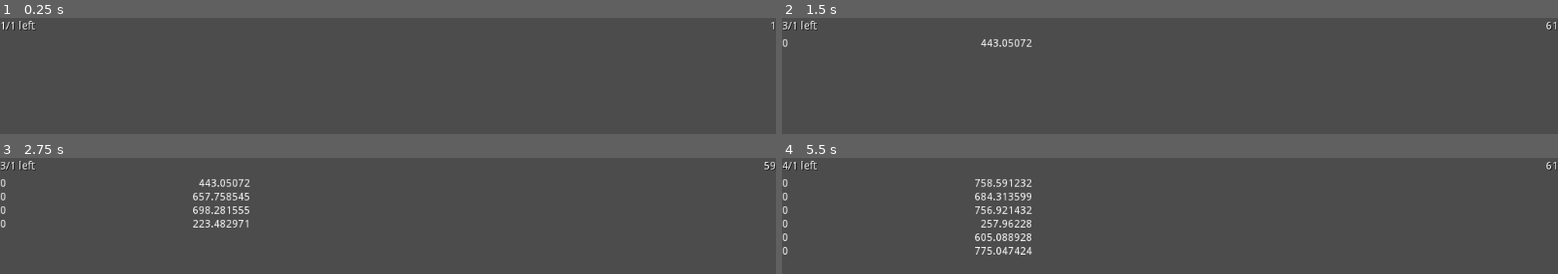
Above: before the commit, frames 1-4 (two rows, left to right).
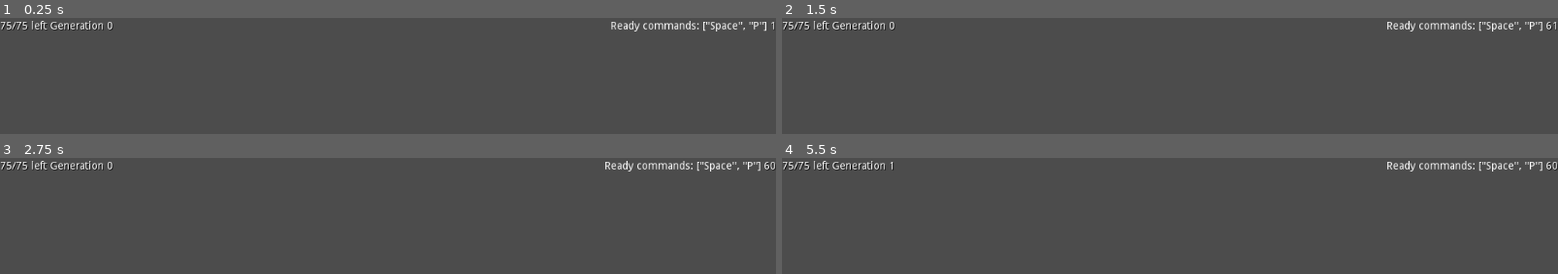
Above: after the commit, the same moments.

Repository: xypine/GodotGen
Game: Godot game, scene res://Scenes/main.tscn
Same seed, same stepped clock (60 frames per second), same inputs: the game is played once before the commit and once after it.
Inputs (mouse positions are in pixels of both pictures, inside the frame that each line leads up to):
- Up to frame 1 (0.25 s): no input
- Up to frame 2 (1.5 s): tap Enter (ui_accept) at 0.5, 1.35 s; move the mouse to (outside the picture) at 0.52 s; hold Enter (ui_accept) 0.53-1.28 s; tap P (dev_print, bound only after the commit) at 0.6 s; move the mouse to (outside the picture) at 1.27 s
- Up to frame 3 (2.75 s): tap Enter (ui_accept) at 1.52, 1.82, 2 s; tap P (dev_print, bound only after the commit) at 1.55, 2.1 s; move the mouse to (outside the picture) at 2.02 s; hold Enter (ui_accept) from 2.03 s (still down)
- Up to frame 4 (5.5 s): move the mouse to (outside the picture) at 2.77 s; release Enter (ui_accept) at 2.78 s; tap P (dev_print, bound only after the commit) at 2.85, 4.35, 5.1 s; tap Enter (ui_accept) at 3.02, 3.32, 4.52, 4.82, 5 s; move the mouse to (outside the picture) at 3.52 s; hold Enter (ui_accept) 3.53-4.28 s; move the mouse to (outside the picture) at 4.27 s; move the mouse to (outside the picture) at 5.02 s; hold Enter (ui_accept) from 5.03 s (still down)

The runs differ from the first frame. In frame 1, 1.2% of the frame differs, in the area x 0-99%, y 2-12%; in frame 2, 1.5%; in frame 3, 2.4%; in frame 4, 2.9%, in the area x 0-100%, y 2-84%.

Commit message:
Adjustments

Diff:
--- a/Assets/ai/player.gd
+++ b/Assets/ai/player.gd
@@ -5,28 +5,81 @@
 # var a = 2
 # var b = "text"
 var parent
+var target
+var id = 0
 onready var ray = $RayCast2D
+onready var ray2= $RayCast2D2
+onready var ray3= $RayCast2D3
+onready var ray4= $RayCast2D4
 
 #Save
-var weightx = 1.0
-var weighty = 1.0
+var weightx = 0
+var weighty = 0
+var weight2x = 0
+var weight2y = 0
+var weight3x = 0
+var weight3y = 0
+var weight4x = 0
+var weight4y = 0
+var weight5 = 0
+var weights = [weightx, weighty, weight2x, weight2y]
 #/Save
 func _ready():
 	pass # Replace with function body.
 func start():
+	$Timer.start()
+var maxRand = .01
+func randomizeWeights():
 	randomize()
-	weightx = rand_range(0.0, 1.0)
-	weighty = rand_range(0.0, 1.0)
-	$Timer.start()
+	weightx += rand_range(-maxRand,maxRand)
+	weighty += rand_range(-maxRand,maxRand)
+	randomize()
+	weight2x += rand_range(-maxRand,maxRand)
+	weight2y += rand_range(-maxRand,maxRand)
+	randomize()
+	weight3x += rand_range(-maxRand,maxRand)
+	weight3y += rand_range(-maxRand,maxRand)
+	randomize()
+	weight4x += rand_range(-maxRand,maxRand)
+	weight4y += rand_range(-maxRand,maxRand)
+	randomize()
+	weight5 += rand_range(-maxRand,maxRand)
+	#Limit
+	weightx = min(weightx, 1.0)
+	weighty = min(weighty, 1.0)
+	weight2x = min(weight2x, 1.0)
+	weight2y = min(weight2y, 1.0)
+	weight3x = min(weight3x, 1.0)
+	weight3y = min(weight3y, 1.0)
+	weight4x = min(weight4x, 1.0)
+	weight4y = min(weight4y, 1.0)
+	weight5 = min(weight5, 1.0)
+
+	weightx = max(weightx, -1.0)
+	weighty = max(weighty, -1.0)
+	weight2x = max(weight2x, -1.0)
+	weight2y = max(weight2y, -1.0)
+	weight3x = max(weight3x, -1.0)
+	weight3y = max(weight3y, -1.0)
+	weight4x = max(weight4x, -1.0)
+	weight4y = max(weight4y, -1.0)
+	weight5 = max(weight5, -1.0)
 func die():
 	get_parent().remove_child(self)
 	queue_free()
-var speed = .1
-func _physics_process(delta):
+var speed = .005
+var frames = 0
+func _process(delta): #_physics
 	ray.force_raycast_update()
+	ray2.force_raycast_update()
+	ray3.force_raycast_update()
+	ray4.force_raycast_update()
 	var distance = ray.get_collision_point().distance_to(global_position)
-	var x = .5
-	var y = .5
+	var distance2 = ray2.get_collision_point().distance_to(global_position)
+	var distance3 = ray3.get_collision_point().distance_to(global_position)
+	var distance4 = ray4.get_collision_point().distance_to(global_position)
+	var x = 1
+	var y = 1
 #	randomize()
 #	var luck1 = randi()
 #	if luck1 % 2 == 0:
@@ -35,8 +88,18 @@
 #	var luck2 = randi()
 #	if luck2 % 2 == 0:
 #		y = -1
-	global_position.y += (y*speed)*(distance*weightx)
-	global_position.x += (x*speed)*(distance*weighty)
+	var dist = Vector2(1, 1)
+	if is_instance_valid(target):
+		dist = Vector2(
+			abs(global_position.x - target.global_position.x),
+			abs(global_position.y - target.global_position.y)
+		)
+	global_position.y += (y*speed)*(distance*weightx)*(distance2*weight2x)*(distance3*weight3x)*(distance4*weight4x)*(dist.x*weight5)
+	global_position.x += (x*speed)*(distance*weighty)*(distance2*weight2y)*(distance3*weight3y)*(distance4*weight4x)*(dist.y*weight5)
+	if global_position.x > 1200 or global_position.x < 0 or global_position.y > 700 or global_position.y < 0:
+		if is_instance_valid(parent):
+			parent.kill(self)
+	frames += 1
 # Called every frame. 'delta' is the elapsed time since the previous frame.
 #func _process(delta):
 #	pass
--- a/Assets/ai/player.tscn
+++ b/Assets/ai/player.tscn
@@ -5,17 +5,37 @@
 [sub_resource type="CircleShape2D" id=1]
 
 [node name="Player" type="KinematicBody2D"]
+collision_layer = 0
 script = ExtResource( 1 )
 
 [node name="CollisionShape2D" type="CollisionShape2D" parent="."]
 shape = SubResource( 1 )
 
 [node name="Timer" type="Timer" parent="."]
-wait_time = 6.0
+wait_time = 4.0
 one_shot = true
 
 [node name="RayCast2D" type="RayCast2D" parent="."]
 self_modulate = Color( 1, 1, 1, 0.219608 )
 enabled = true
-cast_to = Vector2( 0, 500 )
+cast_to = Vector2( 0, 1000 )
+collide_with_areas = true
+
+[node name="RayCast2D2" type="RayCast2D" parent="."]
+self_modulate = Color( 1, 1, 1, 0.219608 )
+enabled = true
+cast_to = Vector2( 1000, 0 )
+collide_with_areas = true
+
+[node name="RayCast2D3" type="RayCast2D" parent="."]
+self_modulate = Color( 1, 1, 1, 0.219608 )
+enabled = true
+cast_to = Vector2( 0, -1000 )
+collide_with_areas = true
+
+[node name="RayCast2D4" type="RayCast2D" parent="."]
+self_modulate = Color( 1, 1, 1, 0.219608 )
+enabled = true
+cast_to = Vector2( -1000, 0 )
+collide_with_areas = true
 [connection signal="timeout" from="Timer" to="." method="_on_Timer_timeout"]
--- a/Assets/goal/Goal.tscn
+++ b/Assets/goal/Goal.tscn
@@ -6,6 +6,7 @@
 radius = 20.0
 
 [node name="Goal" type="Area2D"]
+collision_layer = 4
 script = ExtResource( 1 )
 
 [node name="Area" type="CollisionShape2D" parent="."]
--- a/Scenes/UI.gd
+++ b/Scenes/UI.gd
@@ -19,3 +19,6 @@
 	logp.create()
 	logContainer.add_child(logp)
 	logp.setTimer(2)
+func clearLog():
+	for i in logContainer.get_children():
+		logContainer.remove_child(i)
--- a/Scenes/main.gd
+++ b/Scenes/main.gd
@@ -14,43 +14,137 @@
 var active = []
 var active_max = 0
 
+var idSpace = 0
+var gen = 0
 func spawn():
 	var p = playerPrefab.instance()
+	p.id = idSpace
 	p.parent = self
+	p.target = goal
 	p.global_position = spawnPoint.global_position
 	container.add_child(p)
 	active.append(p)
 	p.start()
+	idSpace += 1
 	return p
 var best_score = -1
+var wx = 0
+var wy = 0
+var w2x = 0
+var w2y = 0
+var w3x = 0
+var w3y = 0
+var w4x = 0
+var w4y = 0
+var w5 = 0
+var x = []
+var y = []
+var x2= []
+var y2= []
+var x3= []
+var y3= []
+var x4= []
+var y4= []
+var v5= []
+var scores = {}
+var i2 = 0
 func kill(p):
 	var score = score(p)
 	if score > best_score:
 		best_score = score
 		bestpos.global_position = p.global_position
-	UI.addLog("0", score)
+		wx = p.weightx
+		wy = p.weighty
+		w2x = p.weight2x
+		w2y = p.weight2y
+		w3x = p.weight3x
+		w3y = p.weight3y
+		w4x = p.weight4x
+		w4y = p.weight4y
+		w5 = p.weight5
+	x.append(p.weightx)
+	y.append(p.weighty)
+	x2.append(p.weight2x)
+	y2.append(p.weight2y)
+	x3.append(p.weight3x)
+	y3.append(p.weight3y)
+	x4.append(p.weight4x)
+	y4.append(p.weight4y)
+	v5.append(p.weight5)
+	scores[i2] = score
+	i2 += 1
+	UI.addLog(p.id, score)
 	p.die()
 	active.remove(active.find(p))
 func score(p):
 	var pl = p.global_position
 	var d = goalPoint.distance_to(pl)
-	return 1000 - d
+	return (1000 - d)+(p.frames/10.0)
 # Called when the node enters the scene tree for the first time.
 func _ready():
-	active_max = 1
-	spawn()
-
-
+	active_max = 75
+	generation()
+var lastBest = -1
+func generation():
+	idSpace = 0
+	if best_score > 0:
+		lastBest = best_score
+		best_score = -1
+	else:
+		best_score = lastBest
+	UI.clearLog()
+	for i in range(active_max):
+		var p = spawn()
+		p.weightx = wx
+		p.weighty = wy
+		p.weight2x = w2x
+		p.weight2y = w2y
+		p.weight3x = w3x
+		p.weight3y = w3y
+		p.weight4x = w4x
+		p.weight4y = w4y
+		p.weight5 = w5
+		p.randomizeWeights()
+	x = []
+	y = []
+	x2= []
+	y2= []
+	x3= []
+	y3= []
+	x4= []
+	y4= []
+	v5= []
+	scores = {}
+	i2 = 0
 onready var ui_left = $UI/VBoxContainer/StatsContainer/Left
 onready var ui_fps  = $UI/VBoxContainer/StatsContainer/FPS
+onready var ui_gen  = $UI/VBoxContainer/StatsContainer/Gen
 func updateUI():
 	ui_fps.text = str(Engine.get_frames_per_second())
 	ui_left.text = str(len(active)) + "/" + str(active_max) + " left"
+	ui_gen.text = "Generation " + str(gen)
 # Called every frame. 'delta' is the elapsed time since the previous frame.
 var goalPoint = Vector2(0, 0)
 func _process(delta):
 	goalPoint = goal.global_position
 	updateUI()
+	if len(active) < 1:
+		print("Gen " + str(gen) + " done. Best: " + str(best_score))
+		generation()
+		gen += 1
+	if Input.is_action_just_pressed("dev_print"):
+		print("Best score: " + str(best_score))
+		print("wx: " + str(wx))
+		print("wy: " + str(wy))
+		print("w2x: " + str(w2x))
+		print("w2y: " + str(w2y))
+		print("w3x: " + str(w3x))
+		print("w3y: " + str(w3y))
+		print("w4x: " + str(w4x))
+		print("w4y: " + str(w4y))
+		print("w5 : " + str(w5))
+	if Input.is_action_pressed("ui_accept"):
+		goal.global_position = get_global_mouse_position()
 
 
 func _on_Diezone_body_entered(body):
@@ -60,3 +154,8 @@
 
 func _on_SpawnTimer_timeout():
 	spawn()
+
+
+func _on_Diezone_area_entered(area):
+	if area is player:
+		kill(area)
--- a/Scenes/main.tscn
+++ b/Scenes/main.tscn
@@ -18,10 +18,10 @@
 [node name="Points" type="Node2D" parent="."]
 
 [node name="Startpos" type="Node2D" parent="Points"]
-position = Vector2( 130.14, 125.106 )
+position = Vector2( 945.611, 562.235 )
 
 [node name="Goal" parent="Points" instance=ExtResource( 1 )]
-position = Vector2( 854.668, 324.9 )
+position = Vector2( 932.052, 65.8009 )
 
 [node name="BestPos" type="CollisionShape2D" parent="Points"]
 shape = SubResource( 3 )
@@ -43,6 +43,16 @@
 [node name="CollisionShape2D4" type="CollisionShape2D" parent="Diezone"]
 position = Vector2( 1072.59, 297.767 )
 shape = SubResource( 2 )
+
+[node name="CollisionPolygon2D" type="CollisionPolygon2D" parent="Diezone"]
+polygon = PoolVector2Array( -1310.17, -882.576, 2468.28, -994.391, 3092.58, 1782.37, -1249.6, 1558.74, -1300.85, -747.465, -504.16, -747.465, -308.482, 1116.13, 1923.17, 1297.83, 1881.24, -598.377, -373.708, -290.884, -438.934, -822.009, -1305.51, -826.668 )
+
+[node name="CollisionPolygon2D2" type="CollisionPolygon2D" parent="Diezone"]
+polygon = PoolVector2Array( 499.086, -18.7064, 473.601, 90.989, 648.671, 100.961, 666.399, -15.3823 )
+
+[node name="CollisionPolygon2D3" type="CollisionPolygon2D" parent="Diezone"]
+position = Vector2( 159.557, 4 )
+polygon = PoolVector2Array( 274.155, 622.845, 304.072, 166.767, 472.493, 174.524, 503.518, 621.061 )
 
 [node name="Players" type="Node2D" parent="."]
 
@@ -75,15 +85,36 @@
 "_edit_use_anchors_": false
 }
 
+[node name="Gen" type="Label" parent="UI/VBoxContainer/StatsContainer"]
+margin_left = 25.0
+margin_top = 4.0
+margin_right = 108.0
+margin_bottom = 18.0
+custom_colors/font_color_shadow = Color( 0, 0, 0, 1 )
+text = "Generation 0"
+__meta__ = {
+"_edit_use_anchors_": false
+}
+
+[node name="FPS2" type="Label" parent="UI/VBoxContainer/StatsContainer"]
+margin_left = 112.0
+margin_top = 4.0
+margin_right = 998.0
+margin_bottom = 18.0
+size_flags_horizontal = 3
+text = "Ready commands: [\"Space\", \"P\"]"
+align = 2
+__meta__ = {
+"_edit_use_anchors_": false
+}
+
 [node name="FPS" type="Label" parent="UI/VBoxContainer/StatsContainer"]
-margin_left = 25.0
+margin_left = 1002.0
 margin_top = 4.0
 margin_right = 1024.0
 margin_bottom = 18.0
-size_flags_horizontal = 3
 custom_colors/font_color_shadow = Color( 0, 0, 0, 1 )
 text = "FPS"
-align = 2
 __meta__ = {
 "_edit_use_anchors_": false
 }
@@ -104,6 +135,6 @@
 
 [node name="SpawnTimer" type="Timer" parent="."]
 wait_time = 0.4
-autostart = true
+[connection signal="area_entered" from="Diezone" to="." method="_on_Diezone_area_entered"]
 [connection signal="body_entered" from="Diezone" to="." method="_on_Diezone_body_entered"]
 [connection signal="timeout" from="SpawnTimer" to="." method="_on_SpawnTimer_timeout"]
--- a/project.godot
+++ b/project.godot
@@ -25,6 +25,18 @@
 run/main_scene="res://Scenes/main.tscn"
 config/icon="res://icon.png"
 
+[input]
+
+dev_print={
+"deadzone": 0.5,
+"events": [ Object(InputEventKey,"resource_local_to_scene":false,"resource_name":"","device":0,"alt":false,"shift":false,"control":false,"meta":false,"command":false,"pressed":false,"scancode":80,"unicode":0,"echo":false,"script":null)
+ ]
+}
+
+[physics]
+
+common/physics_fps=240
+
 [rendering]
 
 environment/default_environment="res://default_env.tres"
